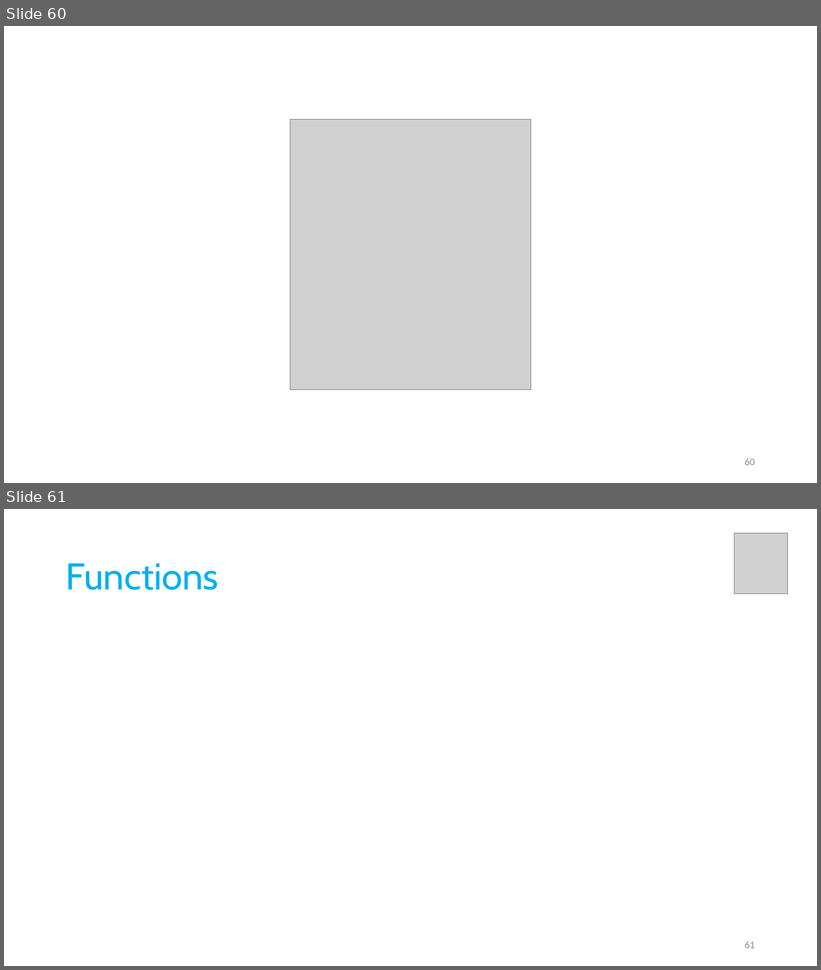
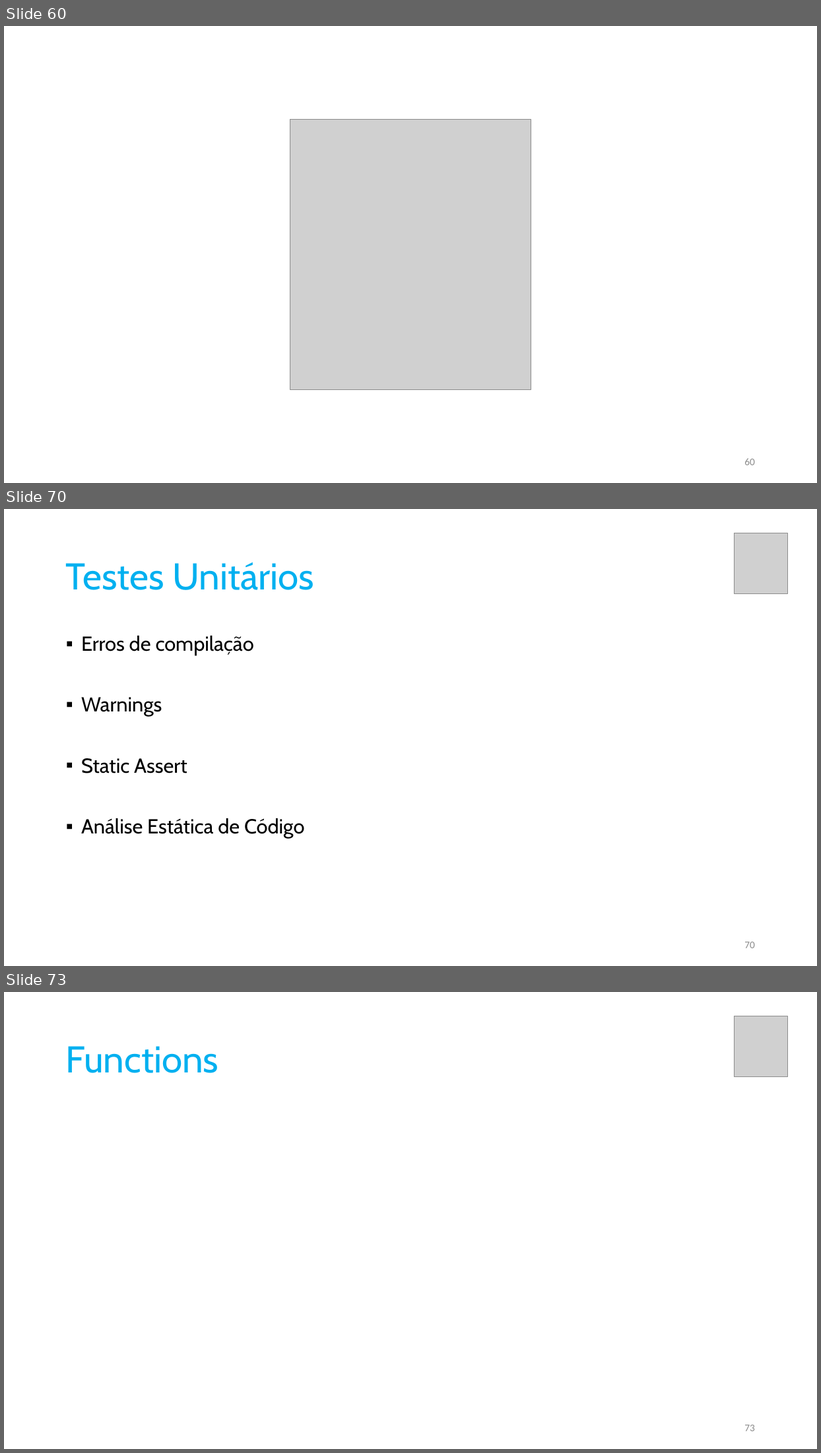
Before and after one commit to pfaco/ees_cpp, a slide deck: slides/C++.pptx. Shown one above the other, each under a label of ours: slides 60 and 61 before the commit, slides 60, 70 and 73 after it; the slides between them are not shown. The pictures are 821x970 and 821x1453 pixels, drawn with LibreOffice and Linux fonts; fonts in the diff are those of the drawing; grey boxes stand for pictures. Boxes give left, top, right and bottom in pixels: in the first picture for what was removed or moved away, otherwise in the second. Text is boxed around its words. In the diff, an @@ line names an element or a change of style, - is before the commit and + after.

```diff
--- a/slides/C++.pptx
+++ b/slides/C++.pptx
@@ slide 70 added at (4, 509, 817, 966), background #FFFFFF @@
@@ picture added at (735, 533, 789, 593) @@
@@ title added at (66, 562, 314, 590), 44 pt, text #00B0F0 @@
+Testes Unitários
@@ text added at (81, 636, 304, 838), 24 pt, text #000000 @@
+▪ Erros de compilação
+▪ Warnings
+▪ Static Assert
+▪ Análise Estática de Código
@@ page number added at (745, 942, 755, 949), 12 pt, text #8C8C8C @@
+70
@@ what was slide 61 is now slide 73 @@
@@ page number at (745, 1425, 755, 1432): text changed @@
-61
+73
```
Also in this commit, not shown: 11 other slides added, 1 other file.
